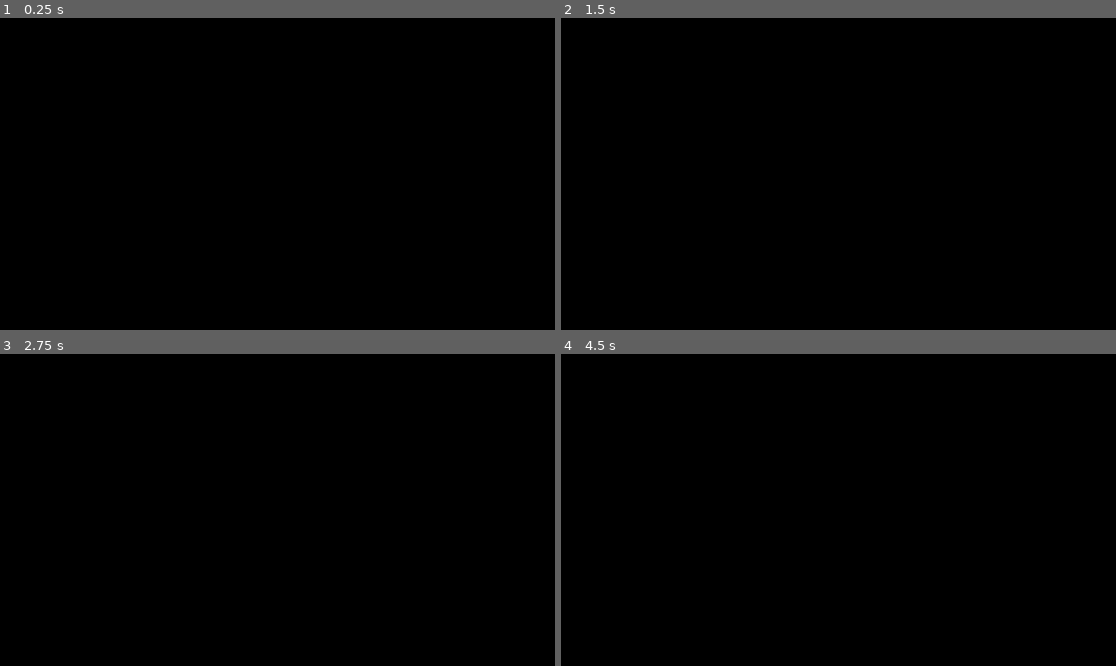
Above: before the commit, frames 1-4 (two rows, left to right).
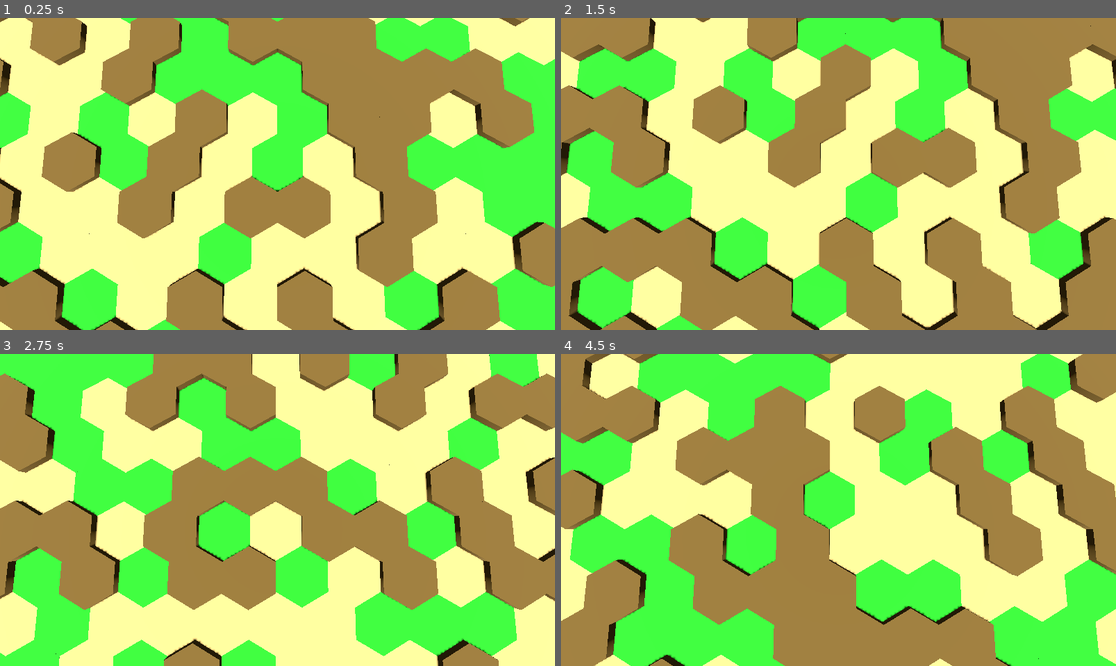
Above: after the commit, the same moments.

Repository: rfdickerson/tiles-game
Game: Godot game, scene res://map.tscn
The game is run twice, just before and just after one commit, with the same random seed, the same clock (stepped at 60 frames per second) and the same inputs.
Inputs (mouse positions are in pixels of both pictures, inside the frame that each line leads up to):
- Up to frame 1 (0.25 s): no input
- Up to frame 2 (1.5 s): tap Enter at 0.5 s; move the mouse to (960, 158) at 0.52 s; click (960, 158) at 0.67 s; tap Space at 1.25 s; drag from (727, 189) to (810, 236) at 1.27 s
- Up to frame 3 (2.75 s): tap Enter at 2 s; move the mouse to (333, 441) at 2.02 s; click (333, 441) at 2.17 s
- Up to frame 4 (4.5 s): tap Space at 2.75, 4.25 s; drag from (810, 572) to (672, 463) at 2.77 s; tap Enter at 3.5 s; move the mouse to (1005, 556) at 3.52 s; click (1005, 556) at 3.67 s; drag from (672, 463) to (755, 432) at 4.27 s

The runs differ from the first frame. In frame 1, 100% of the frame differs, in the area x 0-100%, y 0-100%; in frame 2, 100%; in frame 3, 100%; in frame 4, 100%.

Commit message:
add environment in code

Diff:
--- a/HexMap.gd
+++ b/HexMap.gd
@@ -16,6 +16,16 @@
 	var z = tile_radius * 3/2.0 * r
 	return Vector3(x, 0, z)  # Tiles are flat on Y-axis
 
+func setup_environment():
+	var env = Environment.new()
+	env.ssao_enabled = true
+	env.ssao_intensity = 1.5
+	env.ssao_radius = 1.2
+
+	var world_env = WorldEnvironment.new()
+	world_env.environment = env
+	add_child(world_env)
+
 func setup_camera():
 	var camera = Camera3D.new()
 	camera.current = true
@@ -32,6 +42,7 @@
 # Generates the hex map
 func _ready() -> void:
 	setup_camera()
+	setup_environment()
 
 	randomize()  # Ensures different results on each run
 
--- a/map.tscn
+++ b/map.tscn
@@ -13,3 +13,8 @@
 billboard = 1
 no_depth_test = true
 texture = ExtResource("2_yggge")
+
+[node name="DirectionalLight3D" type="DirectionalLight3D" parent="."]
+transform = Transform3D(1, 0, 0, 0, 0.318959, 0.947768, 0, -0.947768, 0.318959, 0, 0, 0)
+shadow_enabled = true
+shadow_blur = 2.01
